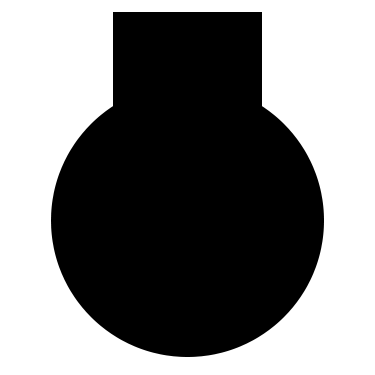
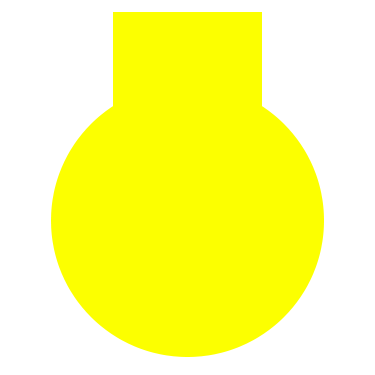
Two versions of the same layered image (375x375). Layer-by-layer changes:
painted on "Rectangle 1" over <box>113,12,262,173</box>
painted on "Ellipse 1" over <box>51,84,324,357</box>
